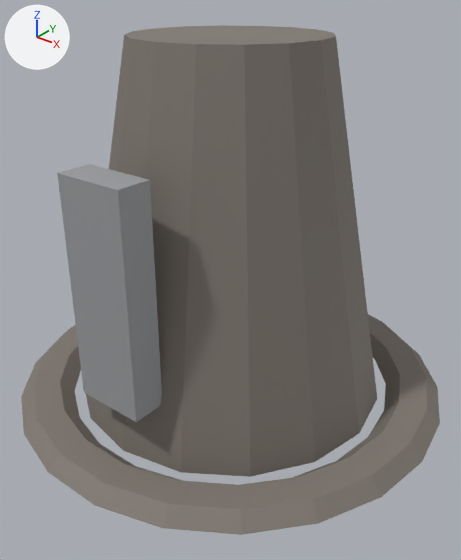
An edit to the FBX model Assets/Resources/Wear/InquisitorCap.fbx, drawn before and after from the same camera.
Both versions are drawn from a camera (50 mm lens) standing at (0.162, -0.193, 1.142) and looking at (0.006, 0.003, 1.02). Every picture has the same lights, and +X, +Y and +Z are marked at upper left. The older version comes first.

Before the edit, the objects in view are built like this:
```python
me_inquisitorcap = bpy.data.meshes.new('InquisitorCap')
me_inquisitorcap.from_pydata(...)  # 172 vertices, 156 faces; spans x -0.098..0.098, y -0.087..0.107, z 0.959..1.12
# faces by material slot: [150, 6]
me_inquisitorcap.materials.append(mat_cloth)  # grey #807971
me_inquisitorcap.materials.append(mat_iron)  # grey #9b9ea1
ob_inquisitorcap = bpy.data.objects.new('InquisitorCap', me_inquisitorcap)
ob_inquisitorcap.location = (0.0, 0.0, 0.0)
```
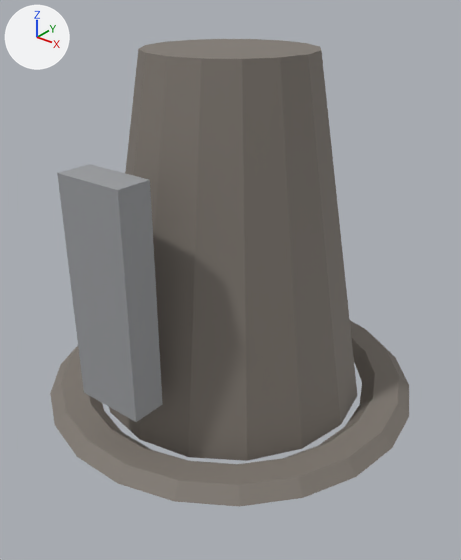
Pixel boxes (x1, y1, x2, y2) of what changed, in the pictures (461 x 560 px; the box of a moved part takes in the faces that stretch with it):
'InquisitorCap', reshaped (14% narrower, 8% shorter)
    before: (21, 25, 440, 535)
    after: (50, 39, 409, 507)
part 1 of me_inquisitorcap, moved or reshaped
    before: (21, 314, 440, 535)
    after: (50, 320, 409, 507)
part 2 of me_inquisitorcap, moved or reshaped
    before: (86, 25, 377, 477)
    after: (109, 39, 357, 461)

The change, as a diff of the scene's bpy script:
```diff
--- a/Assets/Resources/Wear/InquisitorCap.fbx.py
+++ b/Assets/Resources/Wear/InquisitorCap.fbx.py
@@ me_inquisitorcap @@
 # used by ob_inquisitorcap; location = (0.0, 0.0, 0.0)
-me_inquisitorcap.from_pydata(...)  # 172 vertices, 156 faces; spans x -0.098..0.098, y -0.087..0.107, z 0.959..1.12
+me_inquisitorcap.from_pydata(...)  # 172 vertices, 156 faces; spans x -0.085..0.085, y -0.074..0.094, z 0.96..1.115
+# me_inquisitorcap part 1: the loose piece of 132 vertices spanning x -0.098..0.098, y -0.087..0.107, z 0.959..0.971 is scaled about its middle by (0.861, 0.861, 0.917)
+# me_inquisitorcap part 2: the loose piece of 32 vertices spanning x -0.07..0.07, y -0.06..0.08, z 0.965..1.12 is scaled about its middle by (0.872, 0.872, 0.968), then moved by (0.0, 0.0, -0.002)
 me_inquisitorcap.materials.append(mat_cloth)
```
